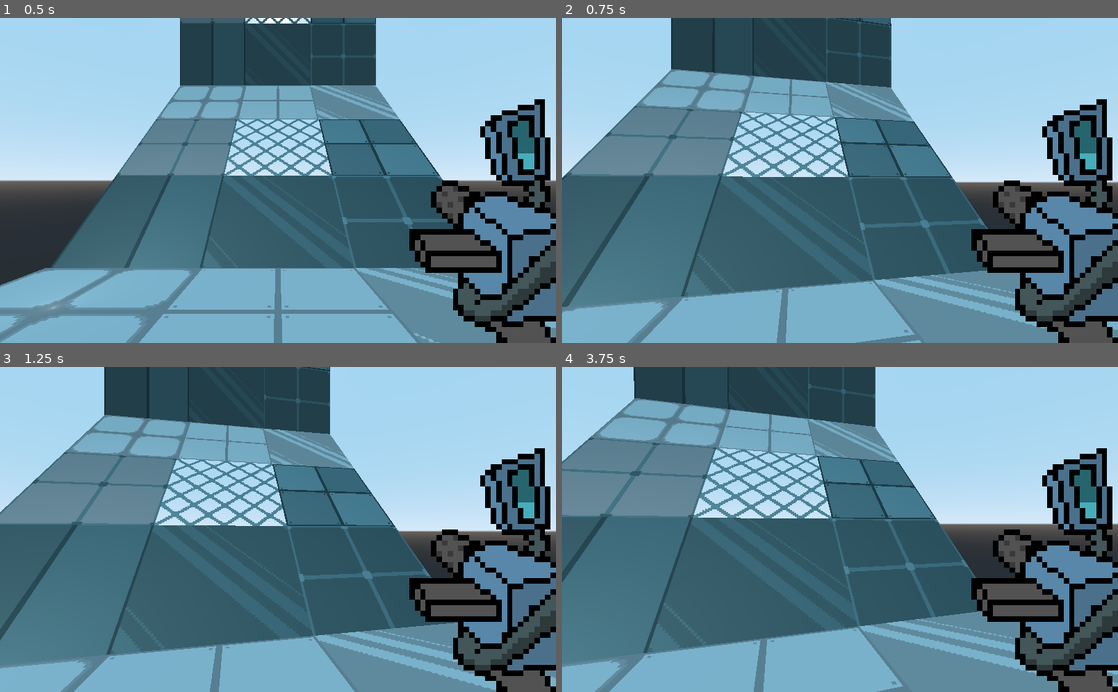
Above: before the commit, frames 1-4 (two rows, left to right).
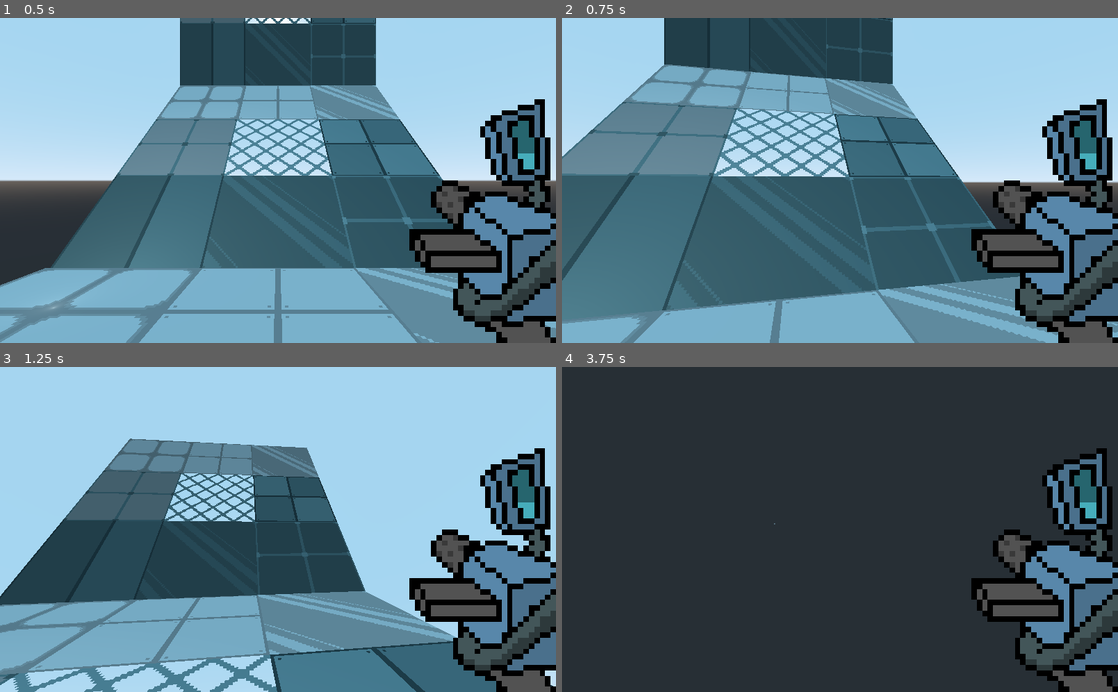
Above: after the commit, the same moments.

Repository: SomeSortOfSam/Exocutioner
Game: Godot game, scene res://World.tscn
Same seed, same stepped clock (60 frames per second), same inputs: the game is played once before the commit and once after it.
Inputs (mouse positions are in pixels of both pictures, inside the frame that each line leads up to):
- Up to frame 1 (0.5 s): no input
- Up to frame 2 (0.75 s): tap Enter at 0.5 s; move the mouse to (867, 180) at 0.52 s; hold Up (ui_up) from 0.53 s (still down); tap Alt at 0.6 s; click (867, 180) at 0.67 s
- Up to frame 3 (1.25 s): keep holding Up (ui_up)
- Up to frame 4 (3.75 s): keep holding Up (ui_up); move the mouse to (812, 529) at 1.27 s; tap one key every 0.75 s from 1.35 s: Ctrl Shift Alt Ctrl; move the mouse to (851, 523) at 2.02 s; move the mouse to (834, 536) at 2.77 s; click (834, 536) at 2.92 s; move the mouse to (878, 532) at 3.52 s

Frame 1 is identical in both runs. In frame 2, 14% of the frame differs, in the area x 0-100%, y 0-100%; in frame 3, 60%; in frame 4, 82%.

Commit message:
Smooth Movement

Diff:
--- a/Scripts/Player.gd
+++ b/Scripts/Player.gd
@@ -1,13 +1,11 @@
 extends CharacterController
 
-func _unhandled_input(event):
-	var action = event.is_action("ui_down") or event.is_action("ui_up")
-	action = action or event.is_action("ui_left") or event.is_action("ui_right")
-	if action:
-		var x = Input.get_axis("ui_left","ui_right")
-		var y = Input.get_axis("ui_up","ui_down")
-		var realitive_movement = Vector2(x,y)
-		request_movement(realitive_movement)
+func _physics_process(delta):
+	var x = Input.get_axis("ui_left","ui_right")
+	var y = Input.get_axis("ui_up","ui_down")
+	var realitive_movement = Vector2(x,y)
+	request_movement(realitive_movement)
+
 
 
 func _on_Camera_rotation_requested(amount):
--- a/World.tscn
+++ b/World.tscn
@@ -57,7 +57,6 @@
 
 [node name="Player" parent="." instance=ExtResource( 2 )]
 transform = Transform( 1, 0, 0, 0, 1, 0, 0, 0, 1, 0, 1.87545, 0 )
-speed = 5.0
 
 [node name="MeshInstance" type="MeshInstance" parent="Player"]
 transform = Transform( 1, 0, 0, 0, -4.37114e-08, -1, 0, 1, -4.37114e-08, 0, 0, 0 )
